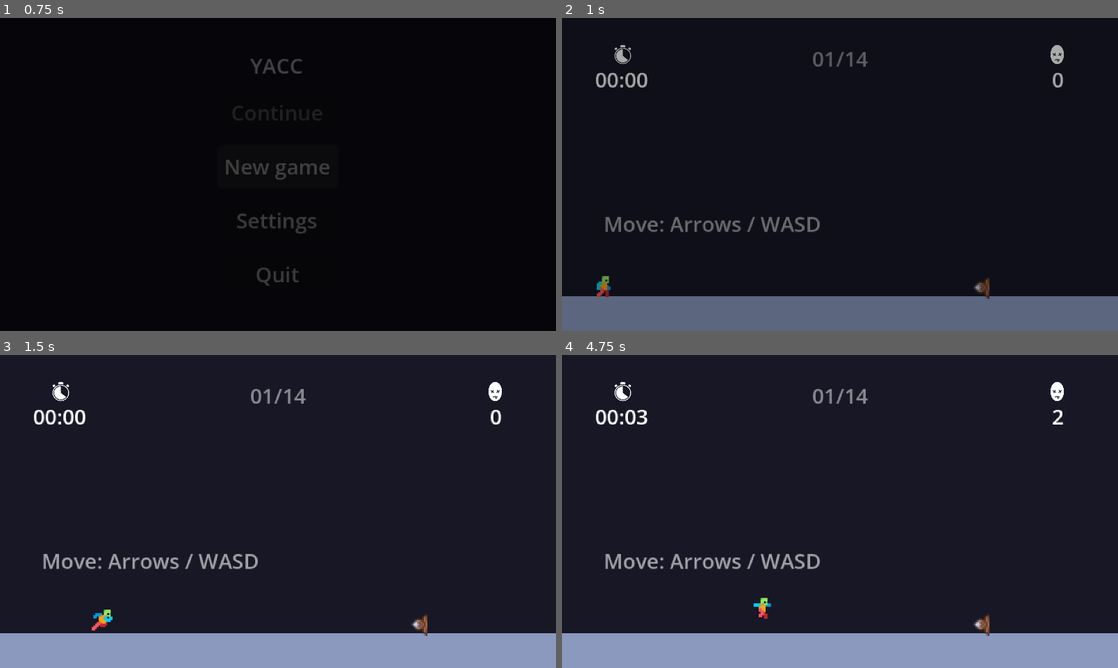
Above: before the commit, frames 1-4 (two rows, left to right).
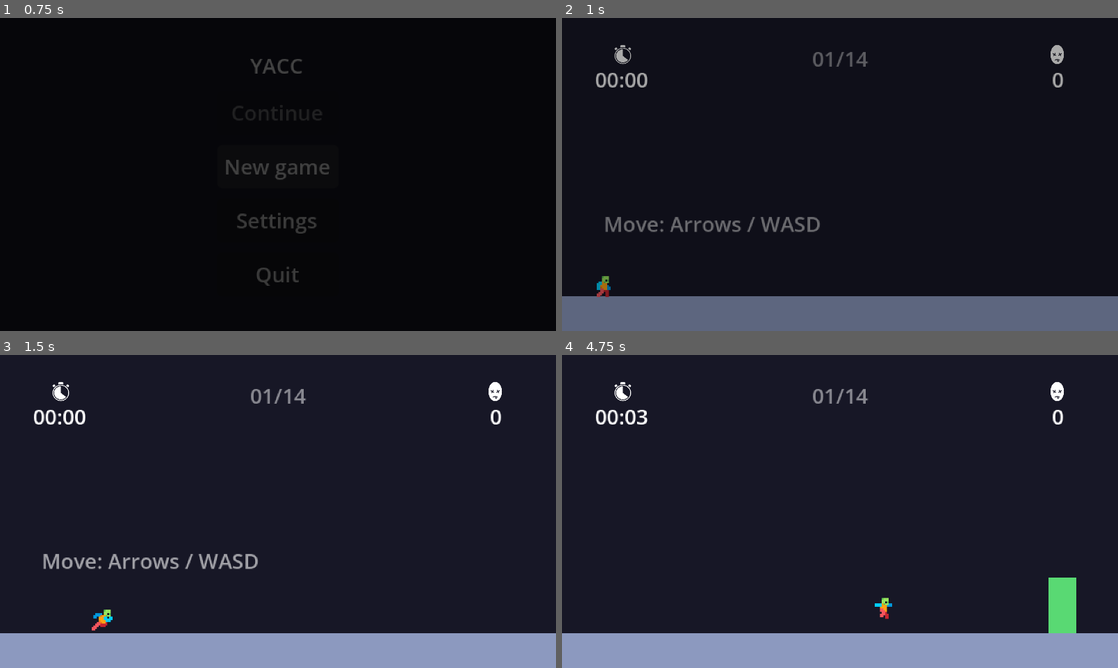
Above: after the commit, the same moments.

Repository: marquesch/yacc
Game: Godot game, scene res://main/main.tscn
The game is run twice, just before and just after one commit, with the same random seed, the same clock (stepped at 60 frames per second) and the same inputs.
Inputs (mouse positions are in pixels of both pictures, inside the frame that each line leads up to):
- Up to frame 1 (0.75 s): click "New game" at 0.5 s
- Up to frame 2 (1 s): no input
- Up to frame 3 (1.5 s): tap Enter at 1.25 s; move the mouse to (400, 495) at 1.27 s; hold D (move_right) from 1.28 s (still down); tap X (dash) at 1.35 s; click (400, 495) at 1.42 s
- Up to frame 4 (4.75 s): tap C (jump) at 1.52, 2.27, 3.77, 4.52 s; move the mouse to (728, 527) at 2.02 s; tap X (dash) every 0.75 s from 2.1 to 4.35 s; move the mouse to (895, 442) at 2.77 s; release D (move_right) at 2.78 s; hold A (move_left) 2.78-3.53 s; move the mouse to (812, 574) at 3.52 s; hold D (move_right) from 3.53 s (still down); click (812, 574) at 3.67 s; move the mouse to (1006, 558) at 4.27 s

Frame 1 is identical in both runs. In frame 2, 0.1% of the frame differs, in the area x 74-77%, y 83-90%; in frame 3, 0.1%; in frame 4, 2.1%, in the area x 7-93%, y 17-90%.

Commit message:
feat(hazard): dart trap polished and new debug scene

Diff:
--- a/entities/world/dart_trap/trap.gd
+++ b/entities/world/dart_trap/trap.gd
@@ -1,18 +1,21 @@
+@tool
 class_name DartTrap
 extends StaticBody2D
 
 enum Facing { UP, RIGHT, DOWN, LEFT }
 
-const MUZZLE_OFFSET := 16
+const MUZZLE_OFFSET := 8
 const DART_SCENE: PackedScene = preload("res://entities/world/dart_trap/dart.tscn")
 
 @export var facing := Facing.UP:
 	set(value):
 		facing = value
 		rotation = facing * PI / 2.0
+		_rebuild()
 
 @export var interval := 2.0
 @export var start_delay := 2.0
+@export var firing_jitter := 1.0
 
 @export var dart_speed := 100
 @export var dart_lifetime := 5
@@ -23,14 +26,18 @@
 	if Engine.is_editor_hint():
 		return
 
+	var timer := Timer.new()
+	timer.wait_time = interval + randf_range(0, firing_jitter)
+	timer.timeout.connect(_shoot_dart)
+	add_child(timer)
+	timer.start()
+
 	if start_delay > 0.0:
 		await get_tree().create_timer(start_delay, false).timeout
 
-	var timer := Timer.new()
-	timer.wait_time = interval
-	timer.timeout.connect(_shoot_dart)
-	add_child(timer)
-	timer.start()
+
+func _rebuild() -> void:
+	rotation = facing * PI / 2.0
 
 
 func _shoot_dart() -> void:
--- a/entities/world/dart_trap/trap.tscn
+++ b/entities/world/dart_trap/trap.tscn
@@ -4,14 +4,15 @@
 [ext_resource type="Texture2D" uid="uid://b0neifdy36xh6" path="res://assets/sprites/world/trap.png" id="1_bdoy0"]
 
 [sub_resource type="RectangleShape2D" id="RectangleShape2D_uo5s5"]
-size = Vector2(9, 7.5)
+size = Vector2(8, 9)
 
 [node name="DartTrap" type="StaticBody2D" unique_id=1955400933]
 script = ExtResource("1_6kih0")
 
 [node name="Sprite2D" type="Sprite2D" parent="." unique_id=559762658]
+scale = Vector2(0.6153846, 1)
 texture = ExtResource("1_bdoy0")
 
 [node name="CollisionShape2D" type="CollisionShape2D" parent="." unique_id=1094815699]
-position = Vector2(0, 1)
+position = Vector2(0, 0.5)
 shape = SubResource("RectangleShape2D_uo5s5")
--- a/levels/level_01.tscn
+++ b/levels/level_01.tscn
@@ -4,7 +4,6 @@
 [ext_resource type="PackedScene" uid="uid://cwlpfev1y0wta" path="res://entities/world/platform/platform.tscn" id="2"]
 [ext_resource type="PackedScene" uid="uid://cadx2j3bibenr" path="res://entities/world/exit/exit.tscn" id="3"]
 [ext_resource type="Script" uid="uid://cry1ufy36pr4e" path="res://ui/hint_label/hint_label.gd" id="4"]
-[ext_resource type="PackedScene" uid="uid://b84qcywq4o631" path="res://entities/world/dart_trap/trap.tscn" id="5_mllcm"]
 
 [node name="Level" type="Node2D" unique_id=1572938429]
 script = ExtResource("1")
@@ -27,8 +26,3 @@
 offset_top = 110.0
 script = ExtResource("4")
 template = "Move: {move}"
-
-[node name="DartTrap" parent="." unique_id=1955400933 instance=ExtResource("5_mllcm")]
-position = Vector2(241, 155)
-facing = 3
-start_delay = 0.0
--- a/levels/level_10.tscn
+++ b/levels/level_10.tscn
@@ -4,6 +4,7 @@
 [ext_resource type="PackedScene" uid="uid://cwlpfev1y0wta" path="res://entities/world/platform/platform.tscn" id="2"]
 [ext_resource type="PackedScene" uid="uid://cadx2j3bibenr" path="res://entities/world/exit/exit.tscn" id="3"]
 [ext_resource type="Script" uid="uid://cry1ufy36pr4e" path="res://ui/hint_label/hint_label.gd" id="4"]
+[ext_resource type="PackedScene" uid="uid://b84qcywq4o631" path="res://entities/world/dart_trap/trap.tscn" id="5_tu44s"]
 
 [node name="Level2" type="Node2D" unique_id=216851972]
 script = ExtResource("1")
@@ -57,3 +58,19 @@
 offset_top = 132.6
 script = ExtResource("4")
 template = "Jump, dash, then jump again!"
+
+[node name="DartTrap" parent="." unique_id=1955400933 instance=ExtResource("5_tu44s")]
+position = Vector2(500, 160)
+facing = 3
+
+[node name="DartTrap2" parent="." unique_id=745049685 instance=ExtResource("5_tu44s")]
+position = Vector2(942, 64)
+facing = 3
+
+[node name="DartTrap3" parent="." unique_id=1723797489 instance=ExtResource("5_tu44s")]
+position = Vector2(1392, 60)
+facing = 3
+
+[node name="DartTrap4" parent="." unique_id=1591356949 instance=ExtResource("5_tu44s")]
+position = Vector2(1634, 113)
+facing = 3
--- a/levels/level_14.tscn
+++ b/levels/level_14.tscn
@@ -3,6 +3,7 @@
 [ext_resource type="Script" uid="uid://ulya5cpcgl8s" path="res://levels/level.gd" id="1"]
 [ext_resource type="PackedScene" uid="uid://cwlpfev1y0wta" path="res://entities/world/platform/platform.tscn" id="2"]
 [ext_resource type="PackedScene" uid="uid://cadx2j3bibenr" path="res://entities/world/exit/exit.tscn" id="3"]
+[ext_resource type="PackedScene" uid="uid://b84qcywq4o631" path="res://entities/world/dart_trap/trap.tscn" id="4_y3ag5"]
 
 [node name="Level14" type="Node2D" unique_id=536870744]
 script = ExtResource("1")
@@ -43,14 +44,6 @@
 [node name="Platform7" parent="." unique_id=209079425 instance=ExtResource("2")]
 position = Vector2(230, 543)
 size = Vector2(8, 175)
-
-[node name="Platform8" parent="." unique_id=1230291795 instance=ExtResource("2")]
-position = Vector2(895, 738)
-size = Vector2(24, 8)
-
-[node name="Platform9" parent="." unique_id=1151466446 instance=ExtResource("2")]
-position = Vector2(1159, 734)
-size = Vector2(24, 8)
 
 [node name="Platform10" parent="." unique_id=1620295615 instance=ExtResource("2")]
 position = Vector2(1090, 668)
@@ -123,3 +116,61 @@
 [node name="Platform27" parent="." unique_id=1047535803 instance=ExtResource("2")]
 position = Vector2(376, 96)
 size = Vector2(14, 8)
+
+[node name="DartTrap" parent="." unique_id=1955400933 instance=ExtResource("4_y3ag5")]
+position = Vector2(396, 746)
+rotation = 4.712389
+facing = 3
+
+[node name="DartTrap2" parent="." unique_id=1252915499 instance=ExtResource("4_y3ag5")]
+position = Vector2(616, 746)
+rotation = 4.712389
+facing = 3
+
+[node name="DartTrap3" parent="." unique_id=1126923979 instance=ExtResource("4_y3ag5")]
+position = Vector2(1086, 672)
+rotation = 4.712389
+facing = 3
+
+[node name="Platform28" parent="." unique_id=959296976 instance=ExtResource("2")]
+position = Vector2(910, 739)
+size = Vector2(10, 8)
+
+[node name="DartTrap4" parent="." unique_id=1432397219 instance=ExtResource("4_y3ag5")]
+position = Vector2(924, 606)
+rotation = 1.5707964
+facing = 1
+
+[node name="DartTrap5" parent="." unique_id=1791957752 instance=ExtResource("4_y3ag5")]
+position = Vector2(924, 474)
+rotation = 1.5707964
+facing = 1
+
+[node name="DartTrap6" parent="." unique_id=1591612014 instance=ExtResource("4_y3ag5")]
+position = Vector2(924, 342)
+rotation = 1.5707964
+facing = 1
+
+[node name="DartTrap7" parent="." unique_id=1234330433 instance=ExtResource("4_y3ag5")]
+position = Vector2(1086, 540)
+rotation = 4.712389
+facing = 3
+
+[node name="DartTrap8" parent="." unique_id=341141187 instance=ExtResource("4_y3ag5")]
+position = Vector2(1086, 408)
+rotation = 4.712389
+facing = 3
+
+[node name="DartTrap9" parent="." unique_id=544979153 instance=ExtResource("4_y3ag5")]
+position = Vector2(1086, 276)
+rotation = 4.712389
+facing = 3
+
+[node name="DartTrap11" parent="." unique_id=109083416 instance=ExtResource("4_y3ag5")]
+position = Vector2(200, 127)
+
+[node name="DartTrap10" parent="." unique_id=1267283800 instance=ExtResource("4_y3ag5")]
+position = Vector2(176, 147)
+rotation = 3.1415927
+facing = 2
+dart_lifetime = 3
--- /dev/null
+++ b/main/debug.gd
@@ -0,0 +1,21 @@
+extends Node
+
+@export var level := 1
+
+@onready var _world: World = $World
+@onready var _ui: UI = $UI
+
+
+func _ready() -> void:
+	_ui.set_death_count(0)
+	_ui.set_time(0)
+	_go_to_level(level - 1)
+	_world.set_active(true)
+	_ui.show_play()
+
+	await _ui.fade_to(0.0)
+
+
+func _go_to_level(index: int) -> void:
+	_world.load_level(index)
+	_ui.set_level(index, LevelList.LEVELS.size())
--- /dev/null
+++ b/main/debug.tscn
@@ -0,0 +1,13 @@
+[gd_scene format=3 uid="uid://v6o21jvetiqd"]
+
+[ext_resource type="PackedScene" uid="uid://c13lmjx22d3q6" path="res://world/world.tscn" id="1_ji45m"]
+[ext_resource type="Script" uid="uid://b1ufi6k1hkuvp" path="res://main/debug.gd" id="1_rwbj2"]
+[ext_resource type="PackedScene" uid="uid://bxr5cgkxkq2au" path="res://ui/ui.tscn" id="2_rwbj2"]
+
+[node name="Debug" type="Node" unique_id=59172676]
+script = ExtResource("1_rwbj2")
+level = 14
+
+[node name="World" parent="." unique_id=1500279934 instance=ExtResource("1_ji45m")]
+
+[node name="UI" parent="." unique_id=1695808539 instance=ExtResource("2_rwbj2")]
Not shown, added: main/debug.gd.uid
